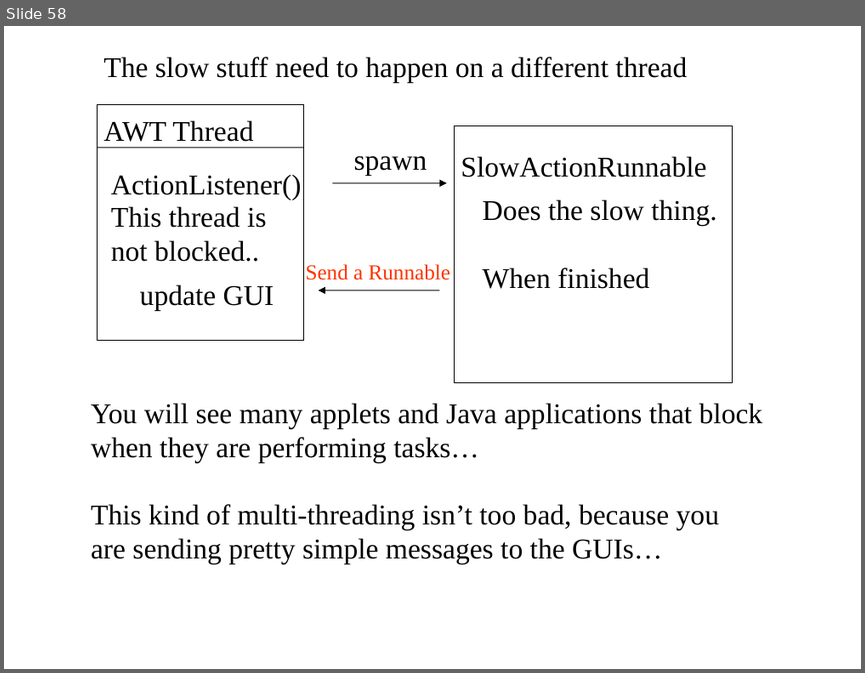
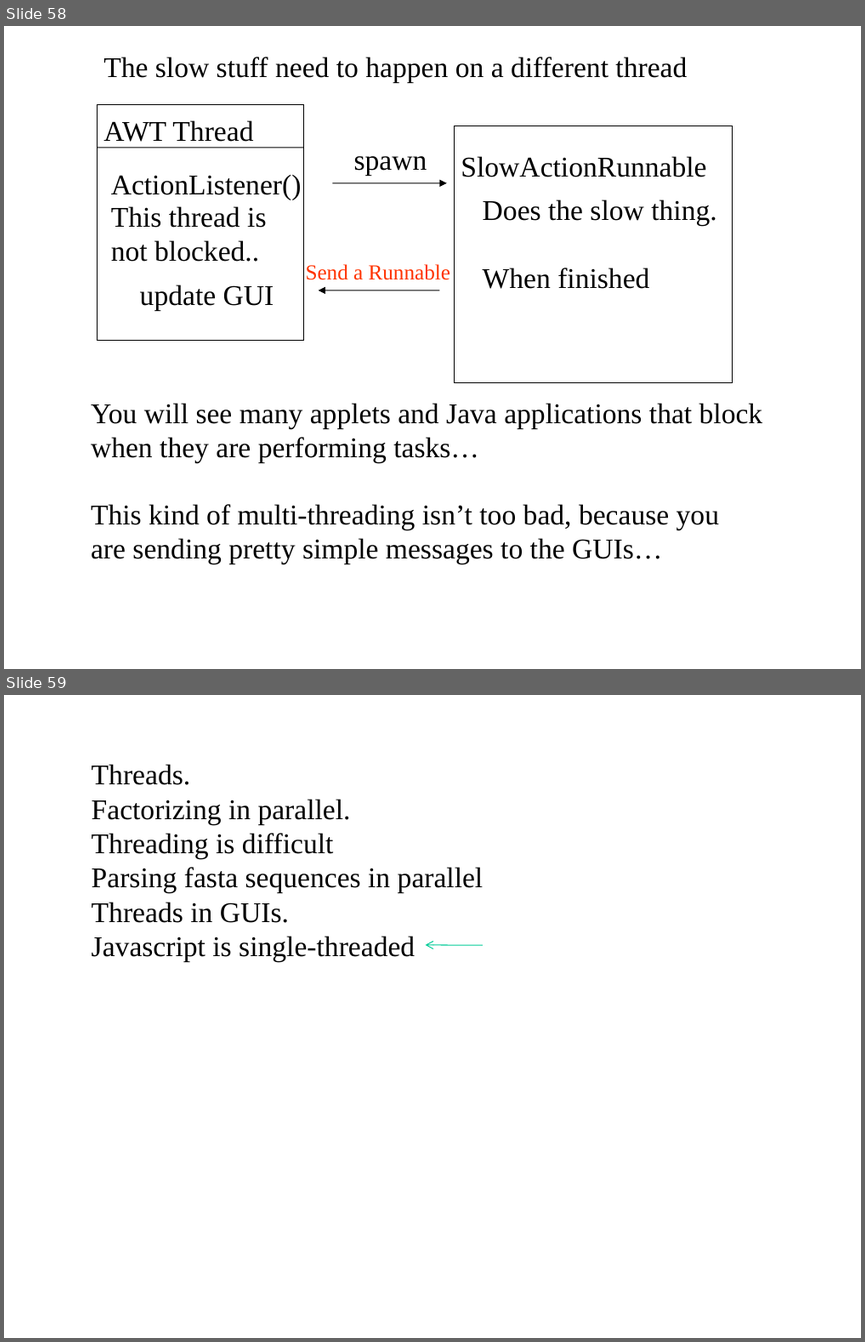
Before and after one commit to afodor/afodor.github.io, a slide deck: classes/prog2017/Prog3-Lecture12.ppt. Shown one above the other, each under a label of ours: slide 58 before the commit, slides 58 and 59 after it. The pictures are 865x673 and 865x1342 pixels, drawn with LibreOffice and Linux fonts; fonts in the diff are those of the drawing. Boxes give left, top, right and bottom in pixels: in the first picture for what was removed or moved away, otherwise in the second. Text is boxed around its words. In the diff, an @@ line names an element or a change of style, - is before the commit and + after.

Commit message:
mod lecture 12 with some javascript stuff

```diff
--- a/classes/prog2017/Prog3-Lecture12.ppt
+++ b/classes/prog2017/Prog3-Lecture12.ppt
@@ slide 59 added at (4, 695, 861, 1338), background #FFFFFF @@
@@ text added at (92, 764, 483, 962), 24 pt, text #000000 @@
+Threads.
+Factorizing in parallel.
+Threading is difficult
+Parsing fasta sequences in parallel
+Threads in GUIs.
+Javascript is single-threaded
@@ arrow added from (482, 945) to (426, 945), #00CC98 0.74 pt @@
```
Also in this commit, not shown: 5 slides changed, 7 other slides added, 1 slide removed.
